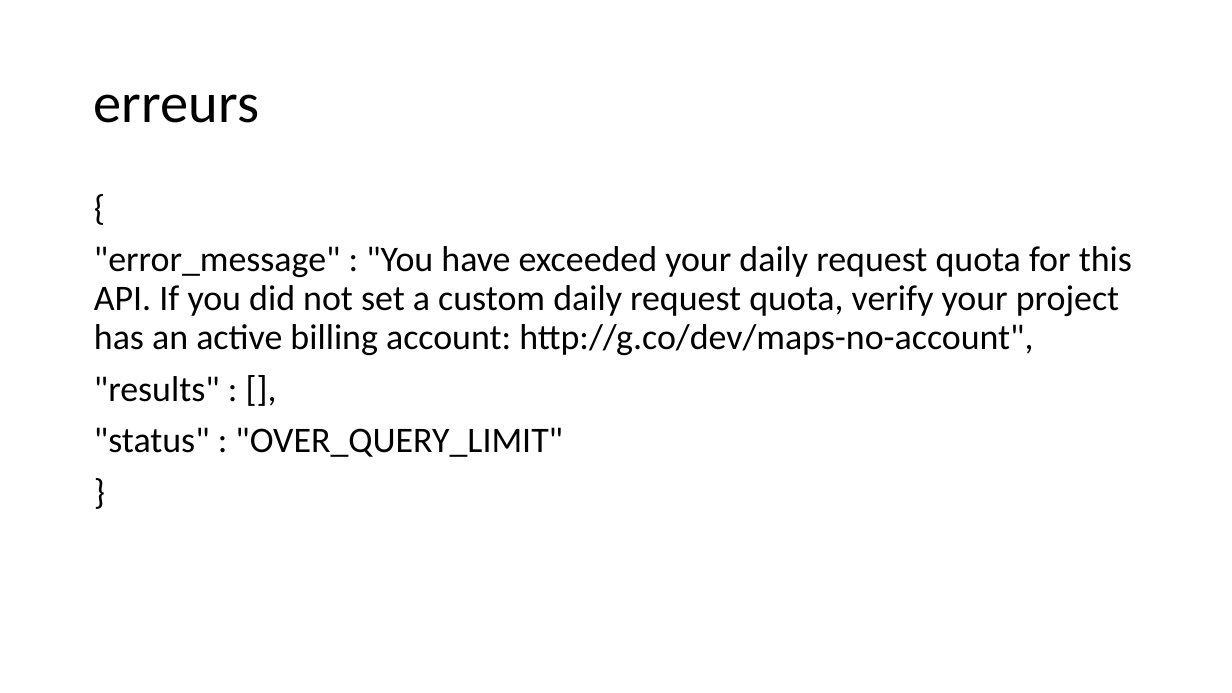
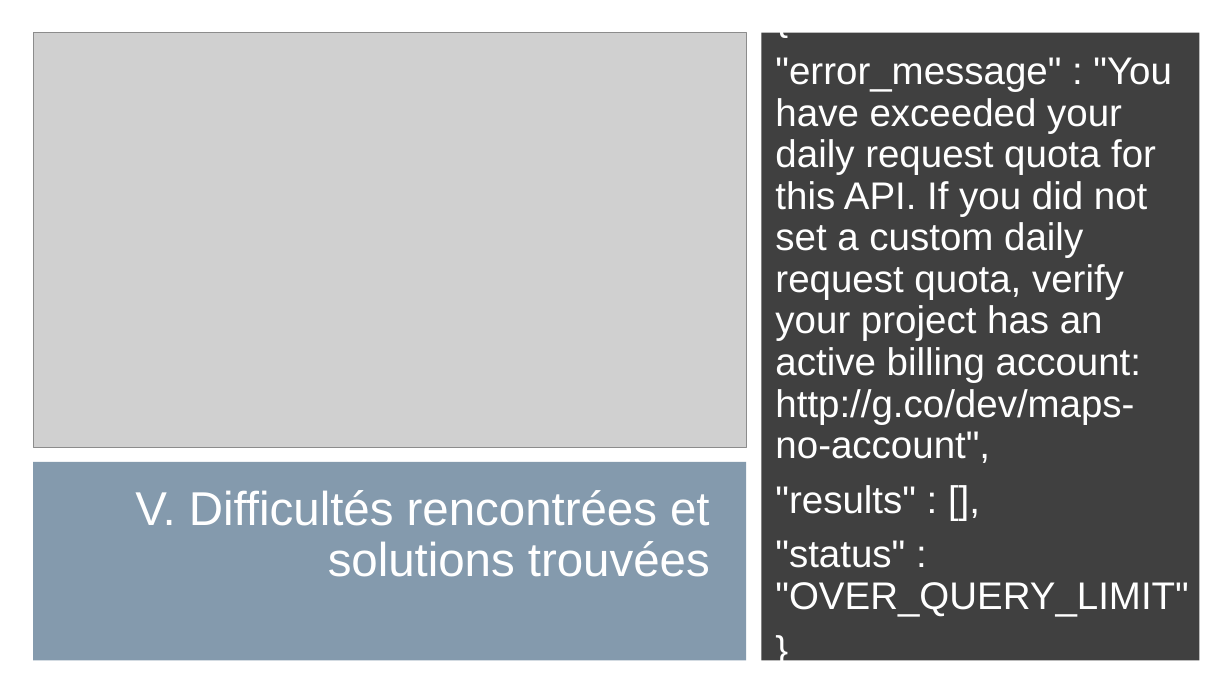
Before and after one commit to Maximedu13/Cr-ez-GrandPy-Bot-le-papy-robot, a slide deck: slide 8 of livrables/presentation_p7.pptx (slide 12 before the commit). Drawn at 1232x693 pixels with LibreOffice and Linux fonts; fonts in the diff are those of the drawing; grey boxes stand for pictures. Boxes give left, top, right and bottom in pixels: in the first picture for what was removed or moved away, otherwise in the second. Text is boxed around its words. In the diff, an @@ line names an element or a change of style, - is before the commit and + after.

```diff
--- a/livrables/presentation_p7.pptx
+++ b/livrables/presentation_p7.pptx
@@ picture added at <box>33,32,747,447</box> @@
@@ rectangle added at <box>762,32,1200,661</box>, fill #404040 @@
@@ text "{": place and size @@
-text "{" at <box>94,246,1132,457</box>
+text "{" at <box>775,57,1188,616</box>
@@ text "{" at <box>775,57,1188,616</box>: size 28 to 30 pt, font Calibri to Arial, text colour #000000 to #FFFFFF; vertical alignment top to middle @@
@@ title removed at <box>94,94,259,123</box> @@
-erreurs
@@ rectangle added at <box>33,462,747,661</box>, fill #849AAD @@
@@ title added at <box>135,490,710,577</box>, 37 pt, text #FFFFFF @@
+V. Difficultés rencontrées et solutions trouvées
```
Also in this commit, not shown: 2 other slides changed, 6 slides added, 10 slides removed, 10 other files.
